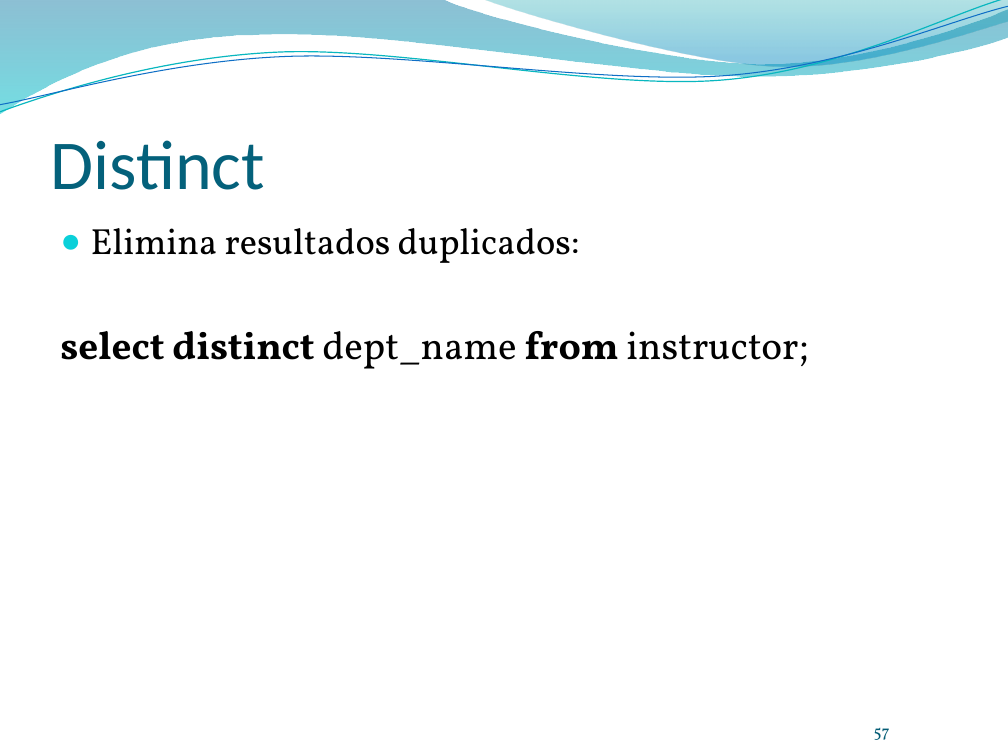
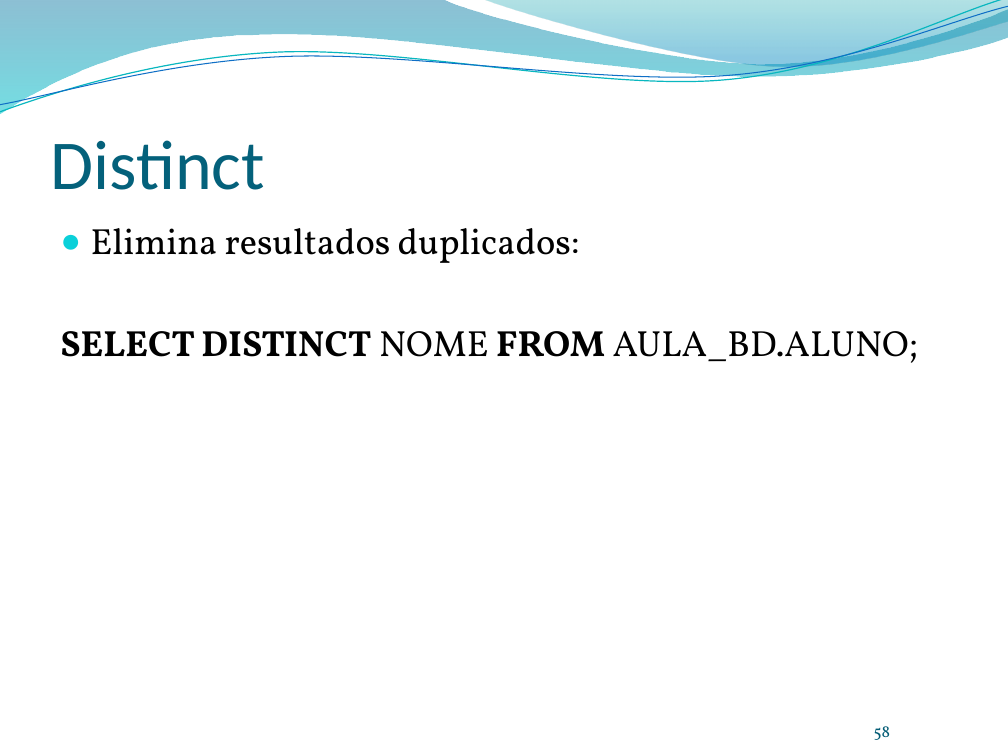
Before and after one commit to leonardopordeus/BD, a slide deck: slide 58 of Aula01.pptx (slide 57 before the commit). Drawn at 1008x756 pixels with LibreOffice and Linux fonts; fonts in the diff are those of the drawing; background and template pictures are left out. Boxes give left, top, right and bottom in pixels: in the first picture for what was removed or moved away, otherwise in the second. Text is boxed around its words. In the diff, an @@ line names an element or a change of style, - is before the commit and + after.

```diff
--- a/Aula01.pptx
+++ b/Aula01.pptx
@@ text at <box>60,331,919,363</box>: text changed; size 28 to 26 pt; bold on @@
-select distinct dept_name from instructor;
+SELECT DISTINCT NOME FROM AULA_BD.ALUNO;
@@ page number at <box>874,726,891,740</box>: text changed @@
-57
+58
```
Also in this commit, not shown: 8 other slides changed, 1 slide added, 1 other file.
